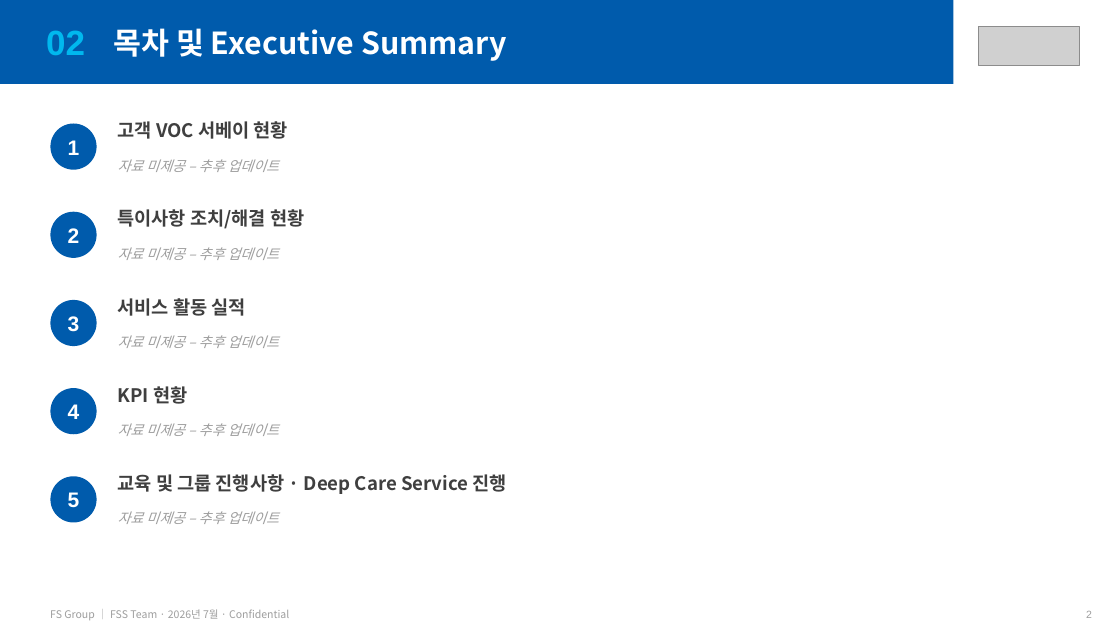
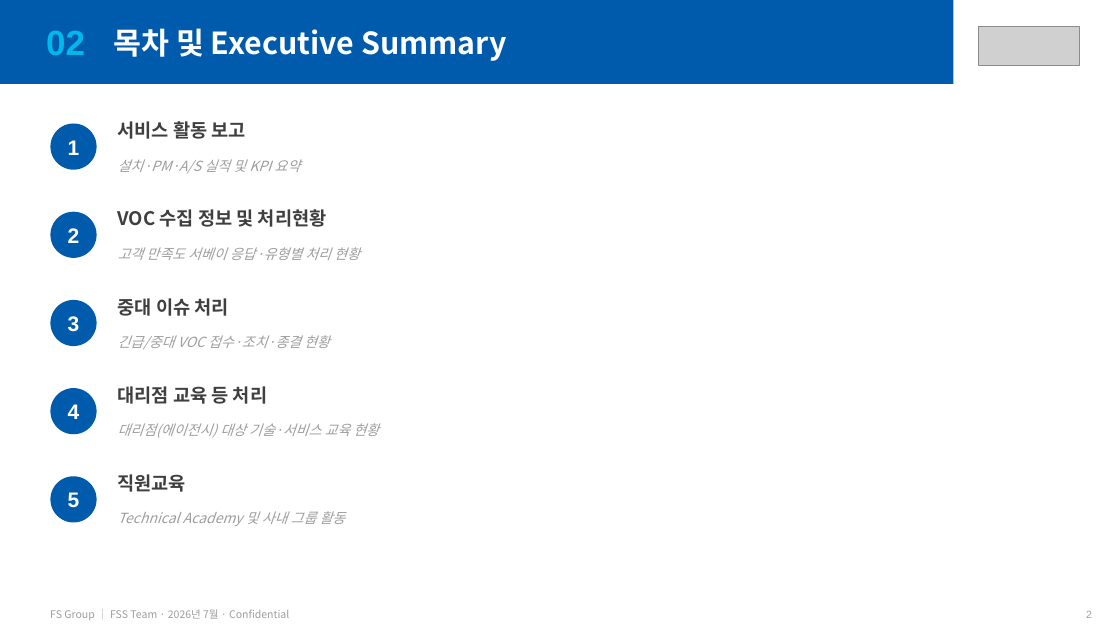
Before and after one commit to balhm12/Sysmex-schedule, a slide deck: slide 2 of reports/FSG_월간서비스보고_202607/FSG_월간서비스보고_202607.pptx. Drawn at 1120x630 pixels with LibreOffice and Linux fonts; fonts in the diff are those of the drawing; grey boxes stand for pictures. Boxes give left, top, right and bottom in pixels: in the first picture for what was removed or moved away, otherwise in the second. Text is boxed around its words. In the diff, an @@ line names an element or a change of style, - is before the commit and + after.

```diff
--- a/reports/FSG_월간서비스보고_202607/FSG_월간서비스보고_202607.pptx
+++ b/reports/FSG_월간서비스보고_202607/FSG_월간서비스보고_202607.pptx
@@ text at bbox=[118, 121, 246, 139]: text changed @@
-고객 VOC 서베이 현황
+서비스 활동 보고
@@ text at bbox=[118, 159, 300, 173]: text changed @@
-자료 미제공 – 추후 업데이트
+설치·PM·A/S 실적 및 KPI 요약
@@ text at bbox=[118, 209, 327, 227]: text changed @@
-특이사항 조치/해결 현황
+VOC 수집 정보 및 처리현황
@@ text at bbox=[118, 247, 360, 260]: text changed @@
-자료 미제공 – 추후 업데이트
+고객 만족도 서베이 응답·유형별 처리 현황
@@ text at bbox=[118, 298, 228, 316]: text changed @@
-서비스 활동 실적
+중대 이슈 처리
@@ text at bbox=[118, 335, 330, 349]: text changed @@
-자료 미제공 – 추후 업데이트
+긴급/중대 VOC 접수·조치·종결 현황
@@ text at bbox=[118, 386, 267, 404]: text changed @@
-KPI 현황
+대리점 교육 등 처리
@@ text at bbox=[118, 423, 379, 438]: text changed @@
-자료 미제공 – 추후 업데이트
+대리점(에이전시) 대상 기술·서비스 교육 현황
@@ text at bbox=[118, 474, 186, 492]: text changed @@
-교육 및 그룹 진행사항 · Deep Care Service 진행
+직원교육
@@ text at bbox=[118, 511, 346, 526]: text changed @@
-자료 미제공 – 추후 업데이트
+Technical Academy 및 사내 그룹 활동
```
Also in this commit, not shown: 6 other slides changed, 1 slide added, 1 slide removed, 1 other file.
